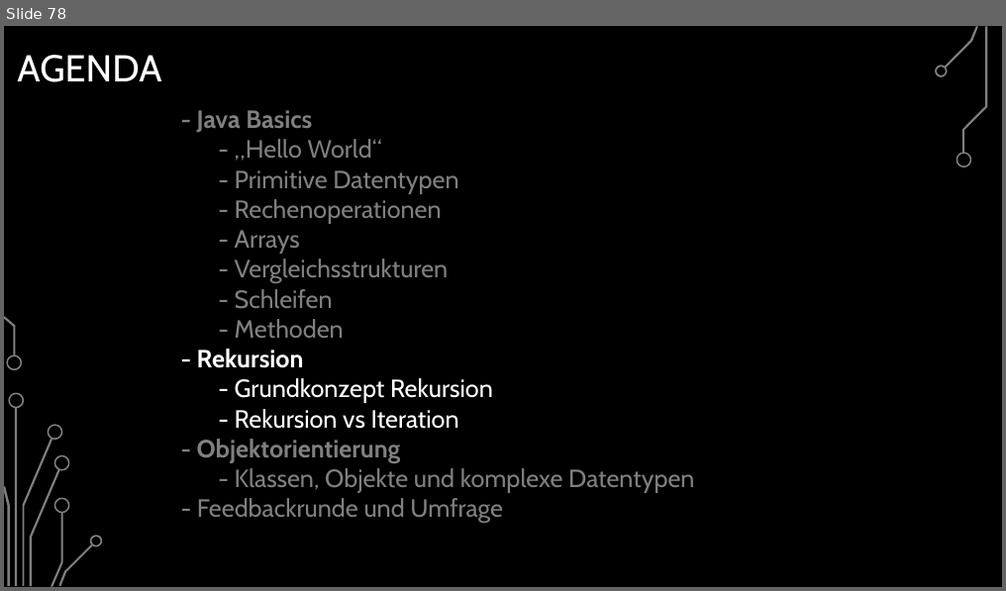
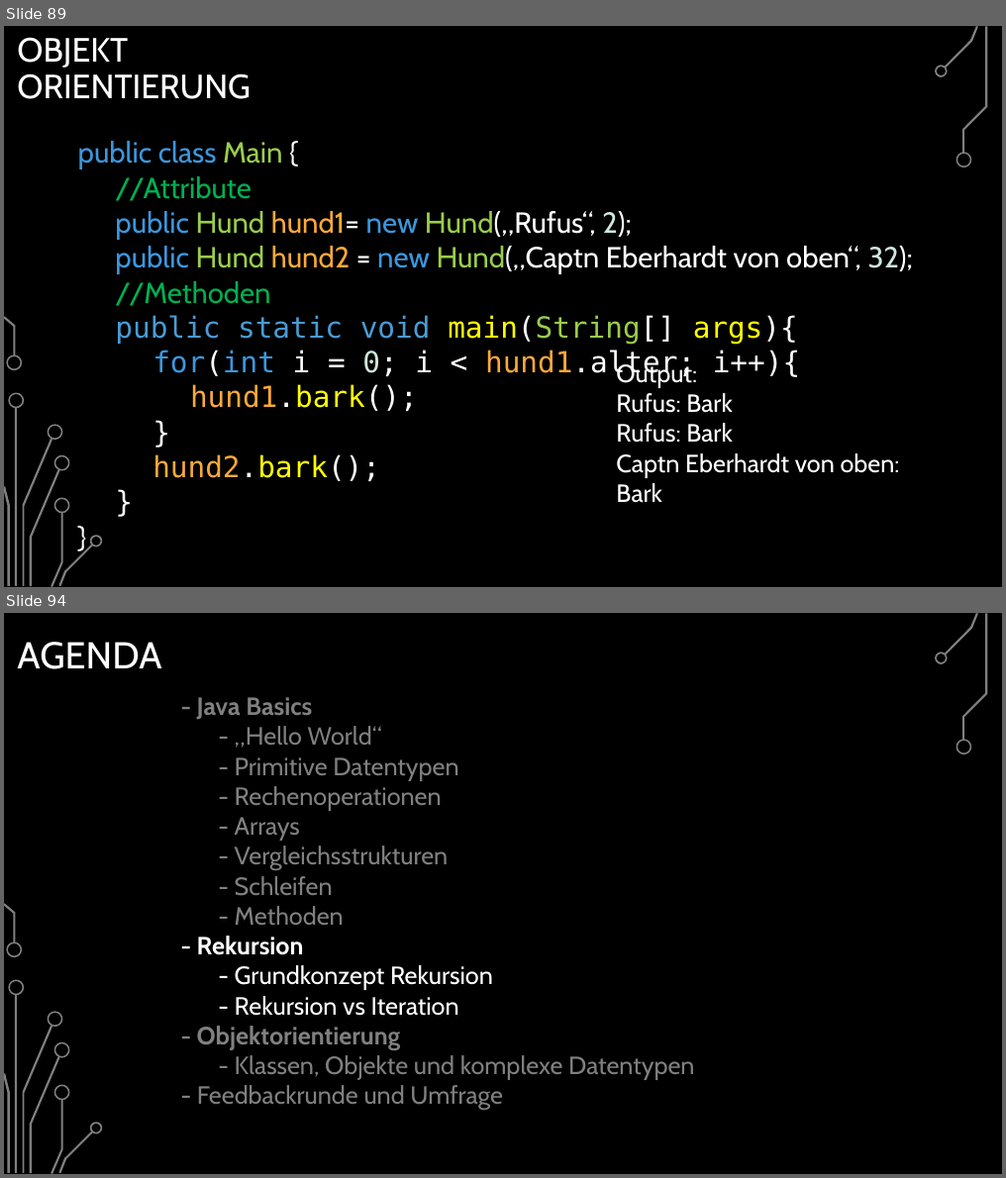
Before and after one commit to BelmontR/Java-Tutorial-Course, a slide deck: Java Grundkurs.pptx. Shown one above the other, each under a label of ours: slide 78 before the commit, slides 89 and 94 after it; the slides between them are not shown. The pictures are 1006x591 and 1006x1178 pixels, drawn with LibreOffice and Linux fonts; fonts in the diff are those of the drawing; background and template pictures are left out. Boxes give left, top, right and bottom in pixels: in the first picture for what was removed or moved away, otherwise in the second. Text is boxed around its words. In the diff, an @@ line names an element or a change of style, - is before the commit and + after.

```diff
--- a/Java Grundkurs.pptx
+++ b/Java Grundkurs.pptx
@@ slide 89 added at (4,26,1002,587), background picture (left out); not listed: 17 template elements that a slide beside it also shows @@
@@ title added at (17,37,251,99), 32.4 pt, text #FFFFFF @@
+OBJEKT
+ORIENTIERUNG
@@ text added at (78,141,913,481), 28 pt, text #FFFFFF @@
+public class Main {
+//Attribute
+public Hund hund1= new Hund(„Rufus“, 2);
+public Hund hund2 = new Hund(„Captn Eberhardt von oben“, 32);
+//Methoden
+public static void main(String[] args){
+for(int i = 0; i < hund1.alter; i++){
+hund1.bark();
+}
+hund2.bark();
+}
+}
@@ text added at (616,362,900,478), 24 pt, text #FFFFFF @@
+Output:
+Rufus: Bark
+Rufus: Bark
+Captn Eberhardt von oben: Bark
@@ what was slide 78 is now slide 94 @@
```
Also in this commit, not shown: 3 slides changed, 16 other slides added, 4 slides removed, 8 other files.
